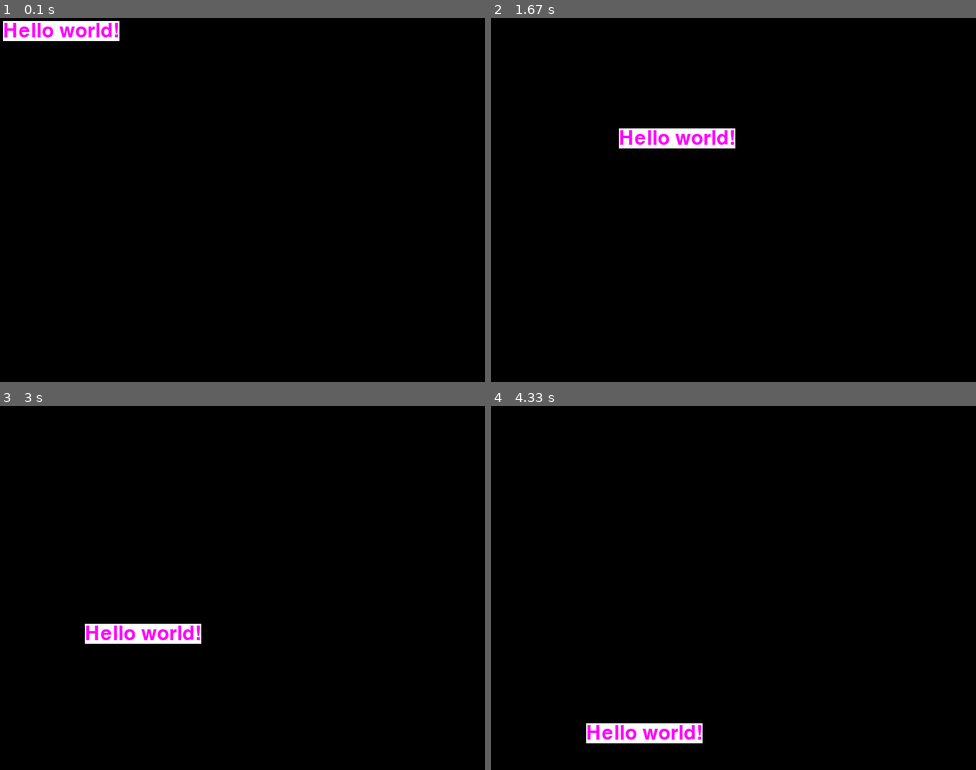
Above: before the commit, frames 1-4 (two rows, left to right).
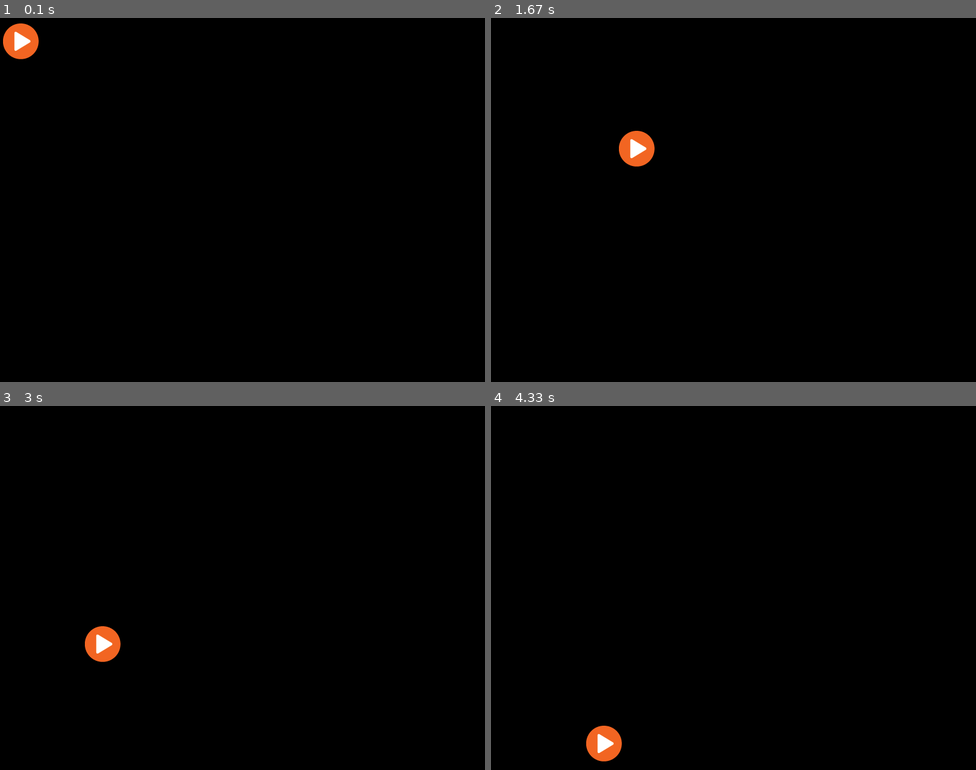
Above: after the commit, the same moments.

Repository: carlosefrias/pygame-learning
Game: pygame game, started from Module2/helloworld.py
The game is run twice, just before and just after one commit, with the same random seed, the same clock (stepped at 60 frames per second) and the same inputs.
Inputs (mouse positions are in pixels of both pictures, inside the frame that each line leads up to):
- Up to frame 1 (0.1 s): no input
- Up to frame 2 (1.67 s): click (917, 371) at 0.38 s, where only the run before the commit has a clickable "Hello world!"; click (782, 280) at 0.72 s; click (912, 327) at 1.05 s; click (617, 127) at 1.38 s
- Up to frame 3 (3 s): click (242, 631) at 1.72 s; click (174, 511) at 2.05 s; click (412, 682) at 2.38 s; click (87, 624) at 2.72 s
- Up to frame 4 (4.33 s): click (592, 518) at 3.05 s; click (617, 653) at 3.38 s; click (908, 671) at 3.72 s; click (588, 722) at 4.05 s

The runs differ from the first frame. In frame 1, 1.6% of the frame differs, in the area x 0-25%, y 0-12%; in frame 2, 1.6%; in frame 3, 1.6%; in frame 4, 1.6%.

Commit message:
images and sounds

Diff:
--- a/helloworld.py
+++ b/Module2/helloworld.py
@@ -1,19 +1,20 @@
 import pygame, sys
 
 pygame.init()
+# pygame.mixer.init()
 
 window_size = (800, 600)
 
 screen = pygame.display.set_mode(window_size)
 
-myriadProFont = pygame.font.SysFont("Myriad Pro", 48)
-
-hw = myriadProFont.render("Hello world!", 1, (255, 0, 255), (255, 255, 255))
+hw = pygame.image.load('PS circle.png')
 
 hw_size = hw.get_size()
-# direction_x, direction_y = 1, 1
 
-# x, y = 0, 0
+# sound = pygame.mixer.Sound('Pluralsight.wav')
+
+pygame.mouse.set_visible(False)
+
 clock = pygame.time.Clock()
 while True:
     clock.tick(40)
@@ -25,7 +26,16 @@
     x, y = mouse_pos
     if x + hw_size[0] > window_size[0]:
         x = 800 - hw_size[0]
+        # sound.stop()
+        # sound.play()
     if y + hw_size[1] > window_size[1]:
         y = 600 - hw_size[1]
+        # sound.stop()
+        # sound.play()
+
+    # if x==0 or y==0:
+        # sound.stop()
+        # sound.play()
+
     screen.blit(hw, (x,y))
     pygame.display.update()
Binary file added: Module2/PS circle.png
Not shown, changed: readme.md
Not shown, added: Module2/Pluralsight.wav
